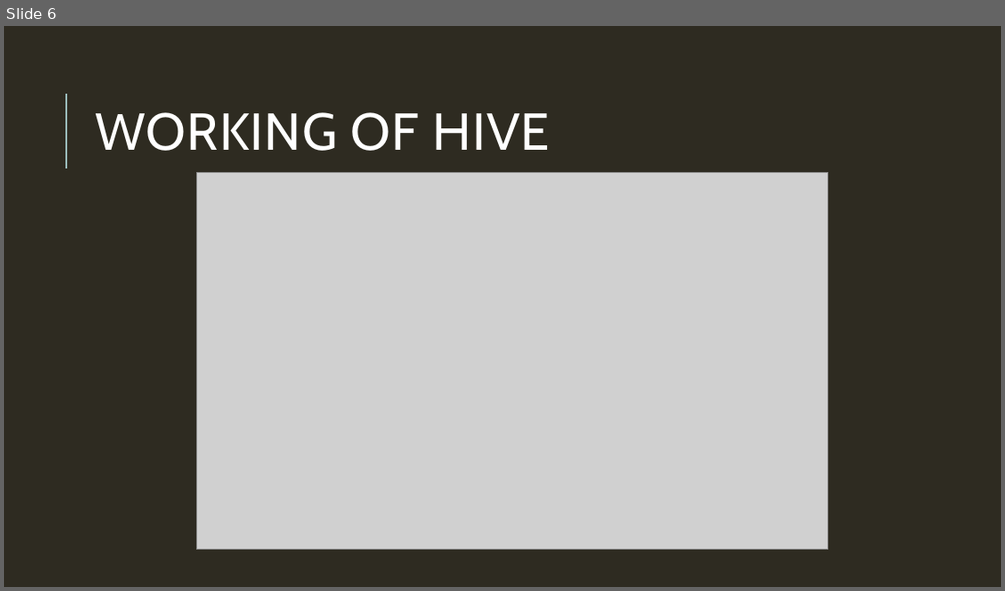
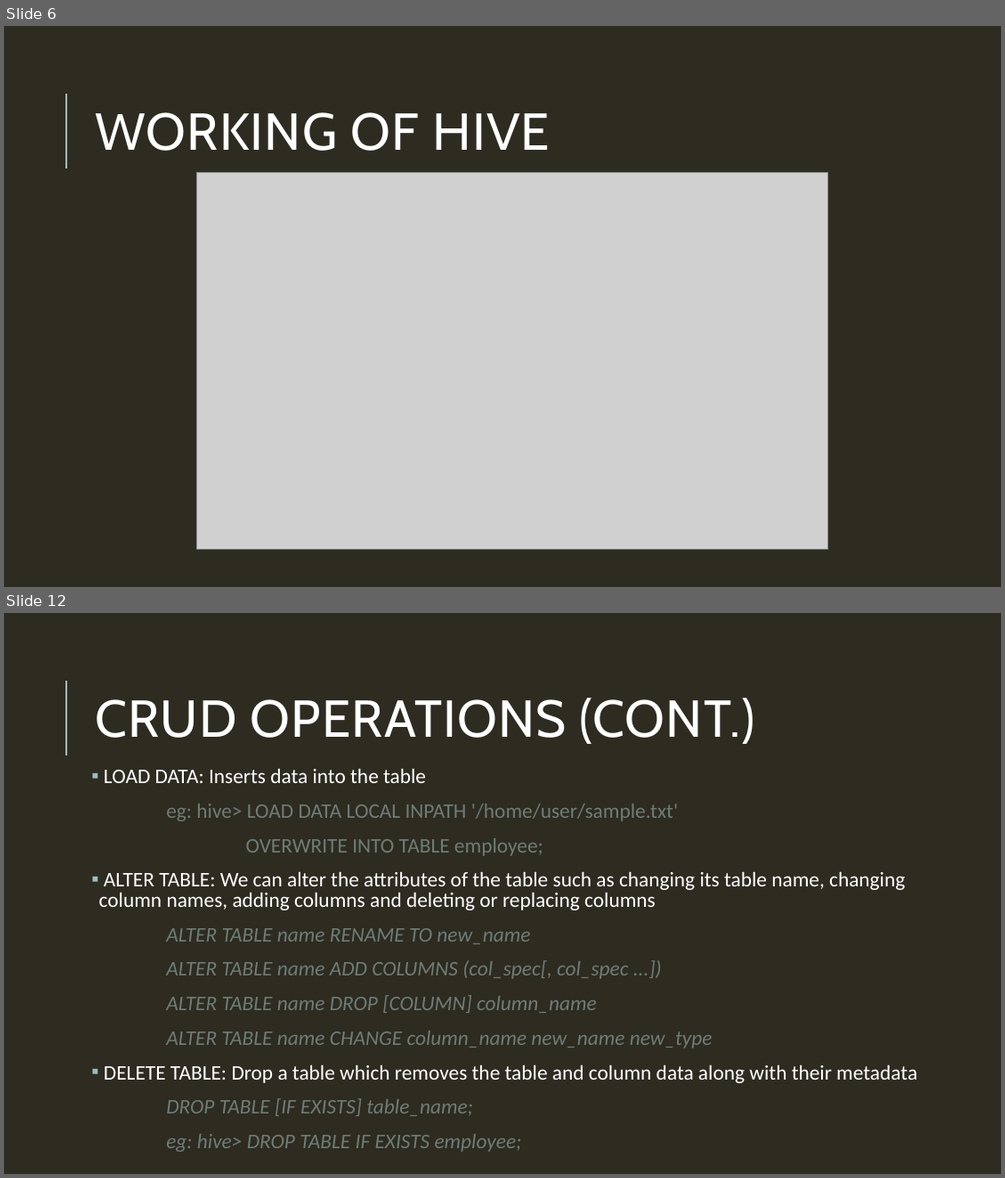
Before and after one commit to Tapadyuti1991/Hadoop-Ecosystem, a slide deck: Introduction to Hive.pptx. Shown one above the other, each under a label of ours: slide 6 before the commit, slides 6 and 12 after it; the slides between them are not shown. The pictures are 1005x591 and 1005x1178 pixels, drawn with LibreOffice and Linux fonts; fonts in the diff are those of the drawing; grey boxes stand for pictures. Boxes give left, top, right and bottom in pixels: in the first picture for what was removed or moved away, otherwise in the second. Text is boxed around its words. In the diff, an @@ line names an element or a change of style, - is before the commit and + after.

```diff
--- a/Introduction to Hive.pptx
+++ b/Introduction to Hive.pptx
@@ slide 12 added at [4, 613, 1001, 1174], background #2E2B21; not listed: 1 template element that a slide beside it also shows @@
@@ title added at [95, 698, 755, 744], 50 pt, text #FFFFFF @@
+CRUD OPERATIONS (CONT.)
@@ text added at [99, 768, 917, 1151], 20 pt, text #6D7D76 @@
+▪ LOAD DATA: Inserts data into the table
+eg: hive> LOAD DATA LOCAL INPATH '/home/user/sample.txt'
+OVERWRITE INTO TABLE employee;
+▪ ALTER TABLE: We can alter the attributes of the table such as changing its table name, changing column names, adding columns and deleting or replacing columns
+ALTER TABLE name RENAME TO new_name
+ALTER TABLE name ADD COLUMNS (col_spec[, col_spec ...])
+ALTER TABLE name DROP [COLUMN] column_name
+ALTER TABLE name CHANGE column_name new_name new_type
+▪ DELETE TABLE: Drop a table which removes the table and column data along with their metadata
+DROP TABLE [IF EXISTS] table_name;
+eg: hive> DROP TABLE IF EXISTS employee;
```
Also in this commit, not shown: 3 slides changed, 7 other slides added, 1 slide removed, 1 other file.
